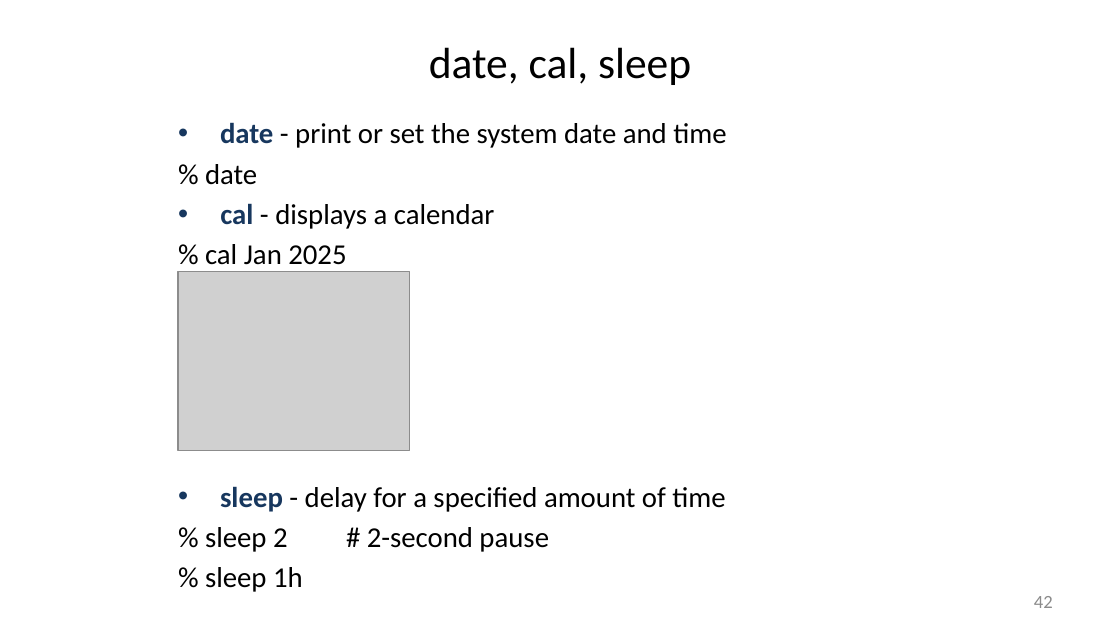
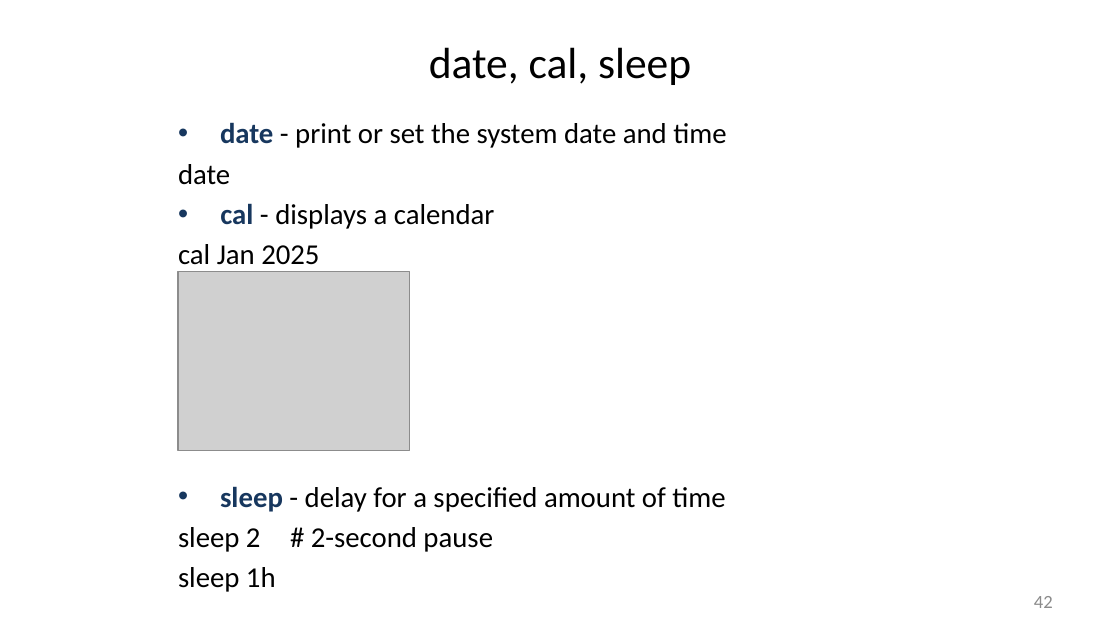
Before and after one commit to liu3zhenlab/teaching, a slide deck: slide 42 of PLPTH813Bioinformatis/2025/1_lecture/lecture02_unix.pptx. Drawn at 1120x630 pixels with LibreOffice and Linux fonts; fonts in the diff are those of the drawing; grey boxes stand for pictures. Boxes give left, top, right and bottom in pixels: in the first picture for what was removed or moved away, otherwise in the second. Text is boxed around its words. In the diff, an @@ line names an element or a change of style, - is before the commit and + after.

```diff
--- a/PLPTH813Bioinformatis/2025/1_lecture/lecture02_unix.pptx
+++ b/PLPTH813Bioinformatis/2025/1_lecture/lecture02_unix.pptx
@@ text at (x1=178, y1=164, x2=230, y2=185): text changed @@
-  % date
+  date
@@ text at (x1=178, y1=244, x2=319, y2=272): text changed @@
-  % cal Jan 2025
+  cal Jan 2025
@@ text at (x1=178, y1=527, x2=493, y2=592): text changed @@
-  % sleep 2 # 2-second pause
-  % sleep 1h
+  sleep 2 # 2-second pause
+  sleep 1h
```
Also in this commit, not shown: 17 other slides changed.
